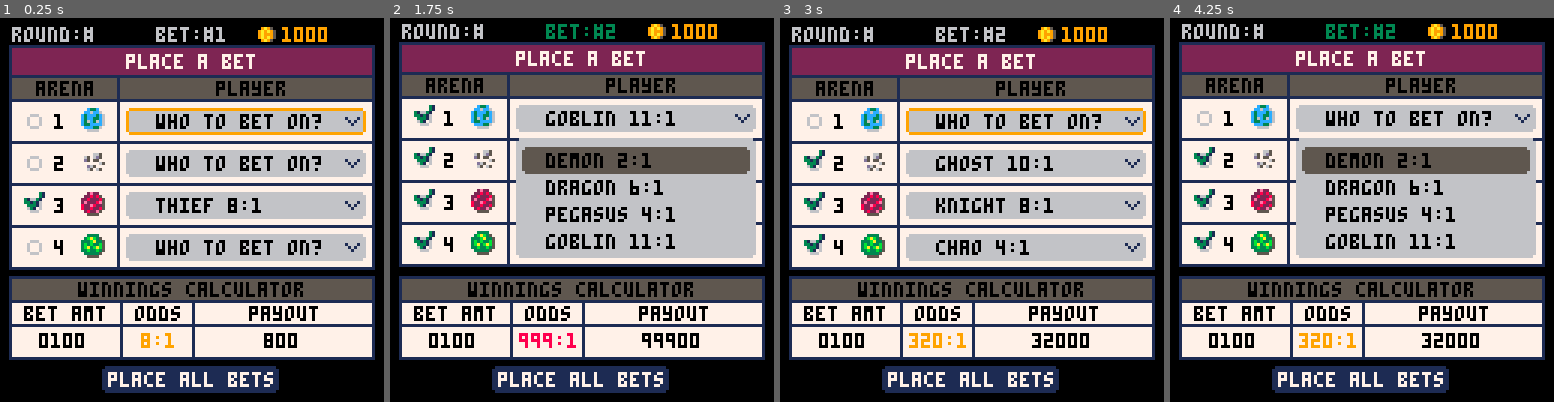
Above: before the commit, frames 1-4 (left to right).
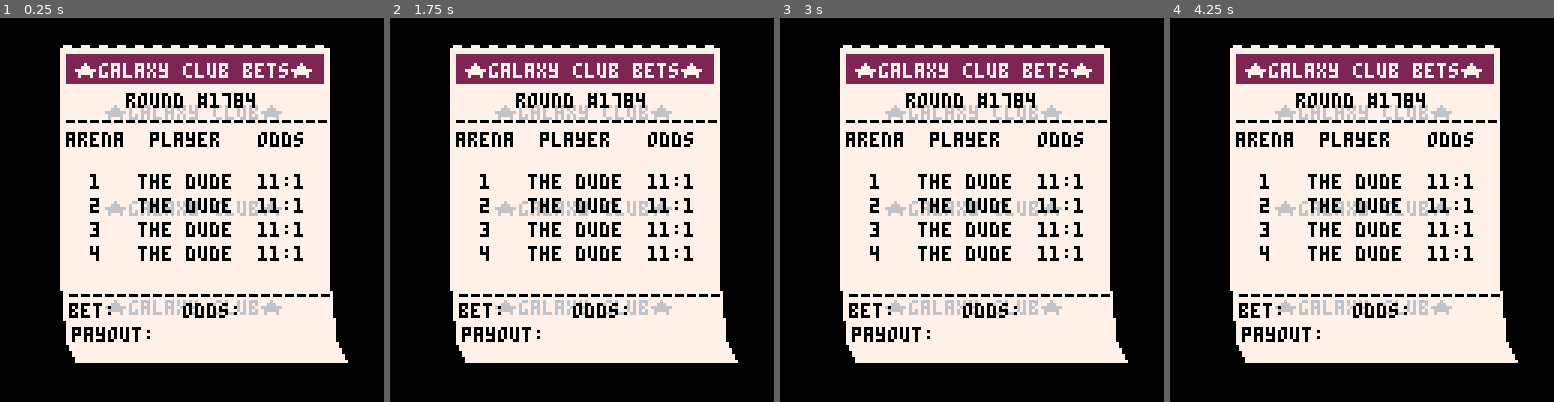
Above: after the commit, the same moments.

Repository: suspicious-smoke/club-bets-pico8
Game: PICO-8 cartridge club-bets.p8
Same seed, same stepped clock (60 frames per second), same inputs: the game is played once before the commit and once after it.
Inputs:
- Up to frame 1 (0.25 s): no input
- Up to frame 2 (1.75 s): tap X (X key) at 0.33, 1.07 s; tap O (Z key) at 0.7, 1.7 s; hold Right from 1.6 s (still down)
- Up to frame 3 (3 s): tap X (X key) at 1.85, 2.97 s; release Right at 2.1 s; tap O (Z key) at 2.1, 2.5, 2.9 s; hold Up 2.15-2.42 s; hold Right from 2.47 s (still down)
- Up to frame 4 (4.25 s): release Right at 3.03 s; hold Left 3.08-3.58 s; tap O (Z key) at 3.3, 3.7, 4.1 s; hold Down 3.63-3.97 s; hold Right from 4.02 s (still down); tap X (X key) at 4.08 s

The runs differ from the first frame. In frame 1, 61% of the frame differs, in the area x 2-98%, y 2-98%; in frame 2, 65%, in the area x 2-98%, y 1-98%; in frame 3, 61%; in frame 4, 65%.

Commit message:
ticket page uncomment (no changes needed)

Diff:
--- a/club-bets.p8
+++ b/club-bets.p8
@@ -68,8 +68,8 @@
 	dummy_bets()
 
 	--init_quickbetpage()
-	--init_ticket()
-	init_betpage()
+	init_ticket()
+	--init_betpage()
 	--init_confirm()
 end
 
@@ -416,49 +416,7 @@
 -- 	end
 -- end
 
---gets odds and winnings for each bet and total payout
-function get_bet_summary()
-
-	--global summary arrays to use elsewhere
-	bets_odds=reset_array(10,1)--array follows the bet_id
-	bets_winnings=reset_array(10,7,0)
-	total_winnings={0}
-	--get bets and odds
-	for i_bet=1,10 do
-		_bet_arena=bets[i_bet][2]
-		for i_arena=1,4 do
-			for i_aplyr=1,4 do
-				if _bet_arena[i_arena][i_aplyr] then
-					bets_odds[i_bet]*=bet_colon_format(arenas[i_arena][i_aplyr][2])
-				end
-			end
-		end
-		bets_odds[i_bet]=min(bets_odds[i_bet],999)--clamp bets_odds
-		bets_winnings[i_bet]=arr_mult(int_to_arr(bets_odds[i_bet]),bets[i_bet][1])
-		if #bets_winnings[i_bet] >= 7 then
-			bets_winnings[bet_sel]={1,0,0,0,0,0,0}
-		end
-	end
-	--calculate total payout
-	for i_bet=1,10 do
-		total_winnings=arr_add(total_winnings,bets_winnings[i_bet])
-	end
-
-end
-
-
-function toggle_bet()
-	--toggle bet if already selected
-	if bets[bet_sel][2][arena_sel][plyr_menu_sel] then
-		bets[bet_sel][2][arena_sel][plyr_menu_sel]=false
-		return
-	end
-	--turn off other bets
-	for i_plyr=1,4 do
-		bets[bet_sel][2][arena_sel][i_plyr]=false
-	end
-	bets[bet_sel][2][arena_sel][plyr_menu_sel]=true
-end
+
 
 -- function draw_quickbetpage()
 -- 	local gc={1,4,2,3}--arena text colors
@@ -501,70 +459,58 @@
 -- 	print("pays \f9$"..total_pay,74,121,7)
 -- end
 
-function print_bet_odds(_odds,dynamic_color)
-	local return_str=""
-	if dynamic_color then
-		return_str="\f9"
-		if _odds==999 then
-			return_str="\f8"
-		end
-	end
-	str_odds=tostr(_odds)
-	return_str=return_str..str_odds..":1"
-	return return_str
-end
-
 -->8
 --ticket
--- function init_ticket()
--- 	tx,ty=20,10
--- 	_upd=upd_ticket
--- 	_drw=drw_ticket
--- end
-
--- function upd_ticket()
-
--- end
-
--- function drw_ticket()
-
--- 	local _arx,_plx,_odx=tx+2,tx+26,tx+66
--- 	--ticket
--- 	for i=1,15 do
--- 		rrect(tx-5+6*i,ty-1,3,1,0,7)
--- 	end
--- 	rrectfill(tx,ty,90,81,0,7)--ticket
--- 	rrectfill(tx+6,ty+81,84,24,0,7)--lwr ticket
--- 	spr(128,tx-2,ty+81,1,3)--left leaf
--- 	spr(129,tx+89,ty+81,1,3)--right leaf
--- 	for i=1,3 do
--- 		_wmoff=0
--- 		if i==3 then
--- 			_wmoff=1
--- 		end
--- 		print("★galaxy club★",tx+15,ty-13+i*32+_wmoff,6)
--- 	end
--- 	--text
--- 	rrectfill(tx+2,ty+2,86,10,0,2)--red area
--- 	print("★galaxy club bets★",tx+5,ty+5,7)
--- 	print("round #1784",tx+22,ty+15,0)
--- 	print("----------------------",tx+2,ty+22,0)
--- 	print("arena",_arx,ty+28,0)
--- 	print("player",_plx+4,ty+28,0)
--- 	print("odds",_odx,ty+28,0)
--- 	print("----------------------",tx+2,ty+22,0)
--- 	for i=1,4 do
--- 		print(i,_arx+8,ty+34+8*i,0)
--- 		print("the dude",_plx,ty+34+8*i,0)
--- 		print("11:1",_odx,ty+34+8*i,0)
--- 	end
--- 	print("----------------------",tx+3,ty+80,0)
--- 	print("bet:",_arx+1,ty+85)
--- 	print("odds:",tx+41,ty+85)
--- 	print("payout:",_arx+2,ty+93)
--- end
--- -->8
--- --calculations
+function init_ticket()
+	tx,ty=20,10
+	_upd=upd_ticket
+	_drw=drw_ticket
+end
+
+function upd_ticket()
+
+end
+
+function drw_ticket()
+
+	local _arx,_plx,_odx=tx+2,tx+26,tx+66
+	--ticket
+	for i=1,15 do
+		rrect(tx-5+6*i,ty-1,3,1,0,7)
+	end
+	rrectfill(tx,ty,90,81,0,7)--ticket
+	rrectfill(tx+6,ty+81,84,24,0,7)--lwr ticket
+	spr(128,tx-2,ty+81,1,3)--left leaf
+	spr(129,tx+89,ty+81,1,3)--right leaf
+	for i=1,3 do
+		_wmoff=0
+		if i==3 then
+			_wmoff=1
+		end
+		print("★galaxy club★",tx+15,ty-13+i*32+_wmoff,6)
+	end
+	--text
+	rrectfill(tx+2,ty+2,86,10,0,2)--red area
+	print("★galaxy club bets★",tx+5,ty+5,7)
+	print("round #1784",tx+22,ty+15,0)
+	print("----------------------",tx+2,ty+22,0)
+	print("arena",_arx,ty+28,0)
+	print("player",_plx+4,ty+28,0)
+	print("odds",_odx,ty+28,0)
+	print("----------------------",tx+2,ty+22,0)
+	for i=1,4 do
+		print(i,_arx+8,ty+34+8*i,0)
+		print("the dude",_plx,ty+34+8*i,0)
+		print("11:1",_odx,ty+34+8*i,0)
+	end
+	print("----------------------",tx+3,ty+80,0)
+	print("bet:",_arx+1,ty+85)
+	print("odds:",tx+41,ty+85)
+	print("payout:",_arx+2,ty+93)
+end
+
+-->8
+--calculations
 function calculate_odds()
 	--each of 4 arenas looks like arena={p_id,p_odds}
 	for i_arena=1,4 do
@@ -629,6 +575,61 @@
 			return add(bet_odds,_podds[i])
 		end
 	end
+end
+
+--gets odds and winnings for each bet and total payout
+function get_bet_summary()
+
+	--global summary arrays to use elsewhere
+	bets_odds=reset_array(10,1)--array follows the bet_id
+	bets_winnings=reset_array(10,7,0)
+	total_winnings={0}
+	--get bets and odds
+	for i_bet=1,10 do
+		_bet_arena=bets[i_bet][2]
+		for i_arena=1,4 do
+			for i_aplyr=1,4 do
+				if _bet_arena[i_arena][i_aplyr] then
+					bets_odds[i_bet]*=bet_colon_format(arenas[i_arena][i_aplyr][2])
+				end
+			end
+		end
+		bets_odds[i_bet]=min(bets_odds[i_bet],999)--clamp bets_odds
+		bets_winnings[i_bet]=arr_mult(int_to_arr(bets_odds[i_bet]),bets[i_bet][1])
+		if #bets_winnings[i_bet] >= 7 then
+			bets_winnings[bet_sel]={1,0,0,0,0,0,0}
+		end
+	end
+	--calculate total payout
+	for i_bet=1,10 do
+		total_winnings=arr_add(total_winnings,bets_winnings[i_bet])
+	end
+end
+
+function toggle_bet()
+	--toggle bet if already selected
+	if bets[bet_sel][2][arena_sel][plyr_menu_sel] then
+		bets[bet_sel][2][arena_sel][plyr_menu_sel]=false
+		return
+	end
+	--turn off other bets
+	for i_plyr=1,4 do
+		bets[bet_sel][2][arena_sel][i_plyr]=false
+	end
+	bets[bet_sel][2][arena_sel][plyr_menu_sel]=true
+end
+
+function print_bet_odds(_odds,dynamic_color)
+	local return_str=""
+	if dynamic_color then
+		return_str="\f9"
+		if _odds==999 then
+			return_str="\f8"
+		end
+	end
+	str_odds=tostr(_odds)
+	return_str=return_str..str_odds..":1"
+	return return_str
 end
 
 -->8
